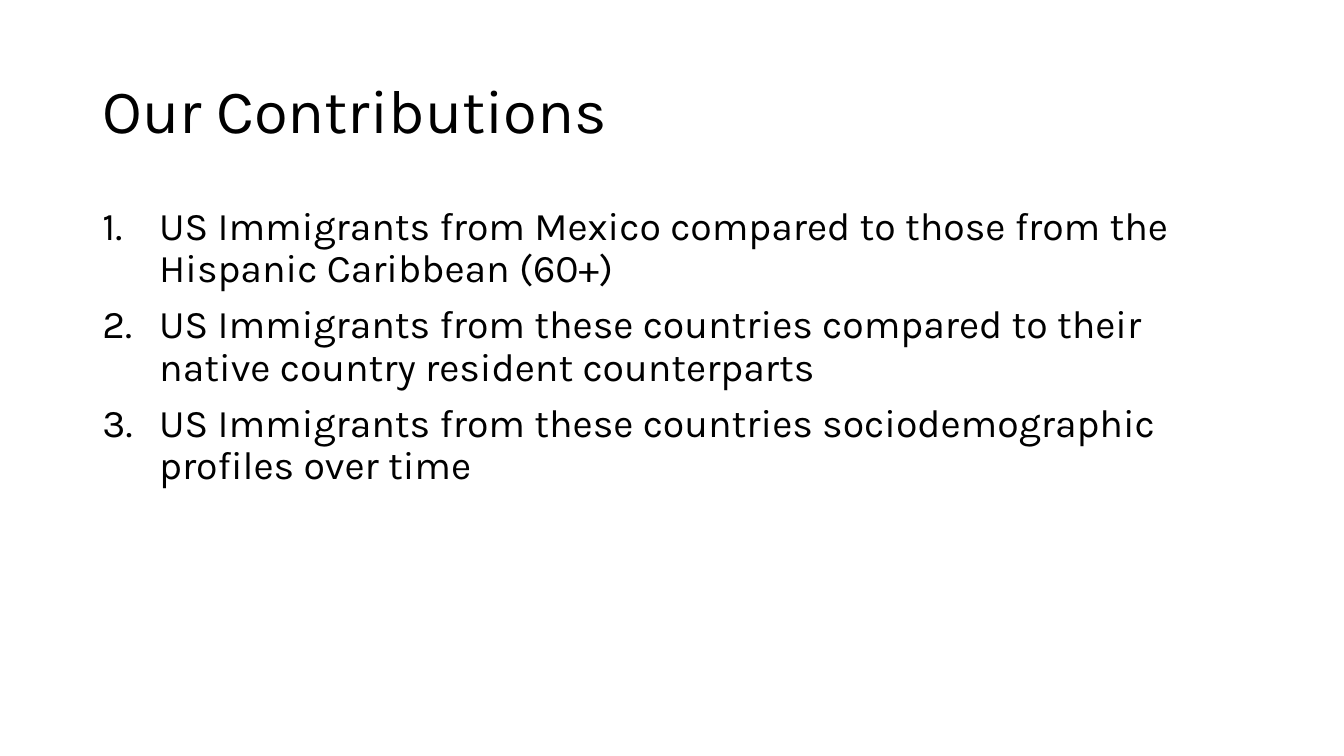
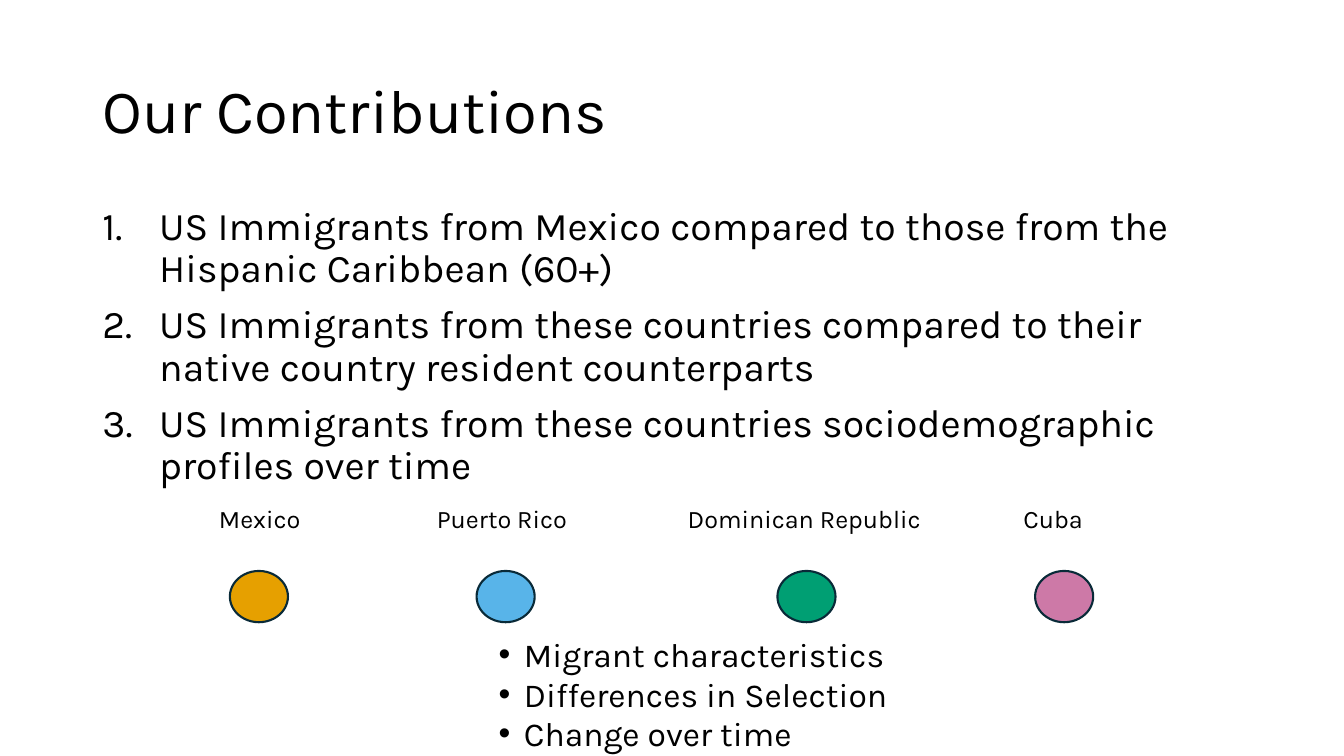
Before and after one commit to chrissoria/international_migration_ses, a slide deck: slide 21 of presentation/PAA_2025.pptx (slide 8 before the commit). Drawn at 1344x756 pixels with LibreOffice and Linux fonts; fonts in the diff are those of the drawing. Boxes give left, top, right and bottom in pixels: in the first picture for what was removed or moved away, otherwise in the second. Text is boxed around its words. In the diff, an @@ line names an element or a change of style, - is before the commit and + after.

```diff
--- a/presentation/PAA_2025.pptx
+++ b/presentation/PAA_2025.pptx
@@ text added at (x1=219, y1=510, x2=300, y2=529), 18 pt, text #000000 @@
+Mexico
@@ text added at (x1=437, y1=510, x2=567, y2=529), 18 pt, text #000000 @@
+Puerto Rico
@@ text added at (x1=688, y1=510, x2=921, y2=534), 18 pt, text #000000 @@
+Dominican Republic
@@ text added at (x1=1023, y1=510, x2=1082, y2=529), 18 pt, text #000000 @@
+Cuba
@@ ellipse added at (x1=230, y1=571, x2=288, y2=622), fill #E6A000, outline #092A39 1.5 pt @@
@@ ellipse added at (x1=477, y1=571, x2=535, y2=622), fill #58B4E9, outline #092A39 1.5 pt @@
@@ ellipse added at (x1=777, y1=571, x2=836, y2=622), fill #009F73, outline #092A39 1.5 pt @@
@@ ellipse added at (x1=1035, y1=571, x2=1094, y2=622), fill #CD79A7, outline #092A39 1.5 pt @@
@@ text added at (x1=524, y1=644, x2=887, y2=755), 24 pt, text #000000 @@
+  • Migrant characteristics
+  • Differences in Selection
+  • Change over time
```
Also in this commit, not shown: 5 other slides changed, 6 slides added, 4 slides removed, 9 other files.
